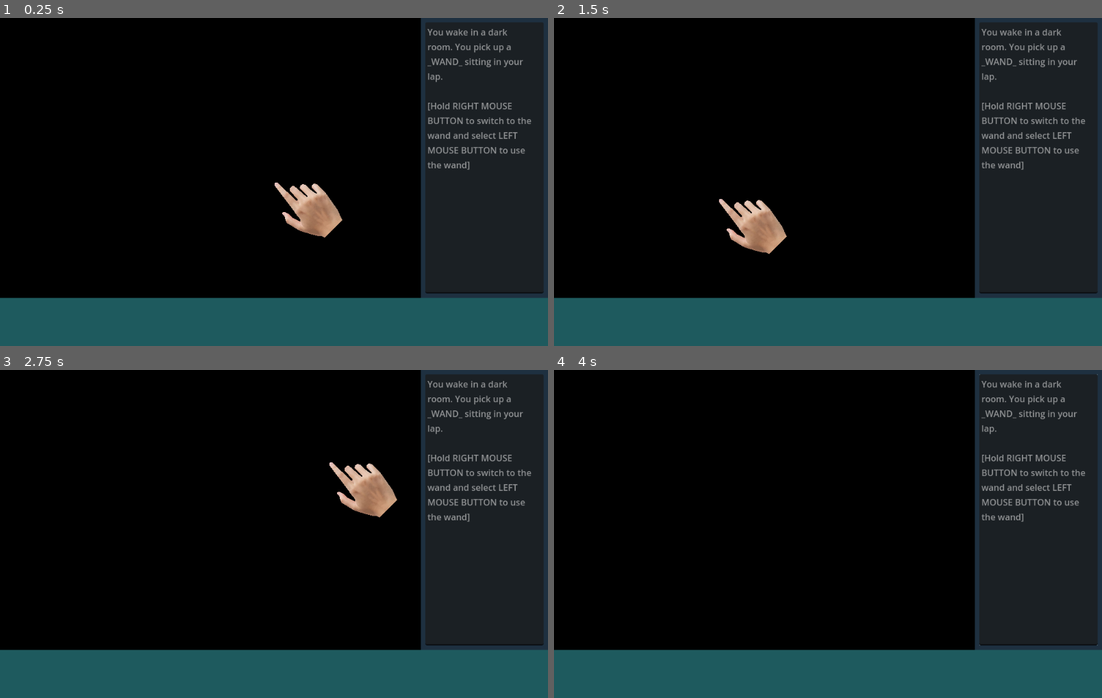
Above: before the commit, frames 1-4 (two rows, left to right).
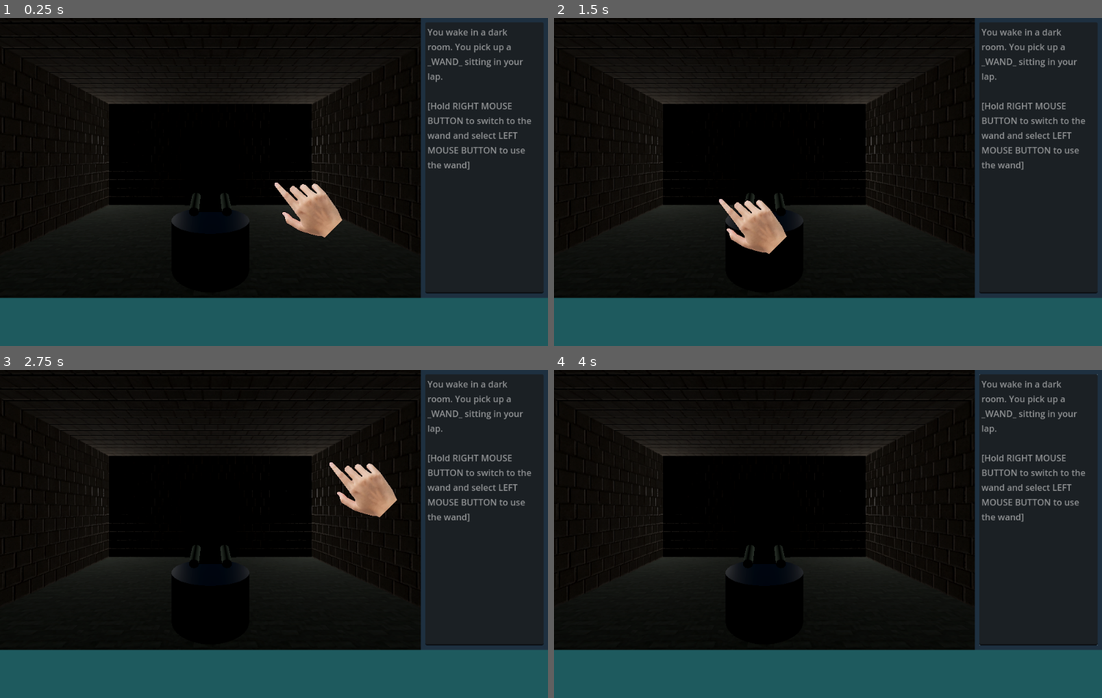
Above: after the commit, the same moments.

Repository: Wake1st/symbols-and-sorcery
Game: Godot game, scene res://game.tscn
Same seed, same stepped clock (60 frames per second), same inputs: the game is played once before the commit and once after it.
Inputs (mouse positions are in pixels of both pictures, inside the frame that each line leads up to):
- Up to frame 1 (0.25 s): no input
- Up to frame 2 (1.5 s): tap Enter at 0.5 s; move the mouse to (948, 165) at 0.52 s; click (948, 165) at 0.67 s; tap Space at 1.25 s; move the mouse to (718, 198) at 1.27 s; click (718, 198) at 1.42 s
- Up to frame 3 (2.75 s): tap Enter at 2 s; move the mouse to (328, 461) at 2.02 s; click (328, 461) at 2.17 s
- Up to frame 4 (4 s): tap Space at 2.75 s; move the mouse to (800, 599) at 2.77 s; click (800, 599) at 2.92 s; tap Enter at 3.5 s; move the mouse to (992, 583) at 3.52 s; click (992, 583) at 3.67 s

The runs differ from the first frame. In frame 1, 5.4% of the frame differs, in the area x 0-77%, y 5-70%; in frame 2, 5.8%; in frame 3, 5.9%; in frame 4, 6.0%.

Commit message:
fire... it's ok

Diff:
--- a/game.tscn
+++ b/game.tscn
@@ -83,6 +83,9 @@
 [node name="Cursor" parent="GameViewportContainer/GameViewport" instance=ExtResource("13_us8qn")]
 unique_name_in_owner = true
 
+[node name="TestCamera" type="Camera3D" parent="GameViewportContainer/GameViewport"]
+transform = Transform3D(1, 0, 0, 0, 1, 0, 0, 0, 1, -0.432946, 1.62158, -7.15125)
+
 [node name="TextViewportContainer" type="SubViewportContainer" parent="."]
 anchors_preset = 15
 anchor_right = 1.0
--- a/project.godot
+++ b/project.godot
@@ -33,6 +33,7 @@
 "res://rune_crafter/": "purple",
 "res://runes/": "yellow",
 "res://scroll/": "purple",
+"res://shaders/": "purple",
 "res://tilesets/": "teal",
 "res://ui/": "purple"
 }
--- a/rooms/thermic_room.tscn
+++ b/rooms/thermic_room.tscn
@@ -1,8 +1,9 @@
-[gd_scene load_steps=6 format=3 uid="uid://dhfax6f0r5sbf"]
+[gd_scene load_steps=7 format=3 uid="uid://dhfax6f0r5sbf"]
 
 [ext_resource type="PackedScene" uid="uid://b5wl1fbu8w4rm" path="res://common/pillar.tscn" id="1_75le4"]
 [ext_resource type="Script" path="res://rooms/thermic_room.gd" id="1_448yj"]
 [ext_resource type="MeshLibrary" uid="uid://bwbsu80ly13cd" path="res://tilesets/dungeon_tileset.tres" id="3_ekc2x"]
+[ext_resource type="PackedScene" uid="uid://boqvuwulwsx17" path="res://shaders/fire.tscn" id="4_cayik"]
 
 [sub_resource type="SphereShape3D" id="SphereShape3D_nt7oc"]
 radius = 0.2
@@ -63,10 +64,45 @@
 mesh = SubResource("SphereMesh_fskxf")
 
 [node name="GridMap" type="GridMap" parent="."]
-visible = false
 mesh_library = ExtResource("3_ekc2x")
 cell_size = Vector3(1, 1, 1)
 cell_center_y = false
 data = {
 "cells": PackedInt32Array(1, 0, 1, 1, 65535, 1, 0, 65535, 1, 65535, 65535, 1, 65535, 0, 1, 0, 0, 1, 65534, 0, 1, 65534, …(1689 unchanged characters)…
 }
+
+[node name="NWFire" parent="." instance=ExtResource("4_cayik")]
+transform = Transform3D(1, 0, 0, 0, 1, 0, 0, 0, 1, -3, 1.824, -3)
+
+[node name="NWFireLight" type="OmniLight3D" parent="NWFire"]
+transform = Transform3D(1, 0, 0, 0, 1, 0, 0, 0, 1, 0.145, 0, 0.3)
+light_energy = 0.4
+omni_range = 42.294
+omni_attenuation = 1.4048
+
+[node name="NEFire" parent="." instance=ExtResource("4_cayik")]
+transform = Transform3D(1, 0, 0, 0, 1, 0, 0, 0, 1, 3, 1.824, -3.00032)
+
+[node name="NEFireLight" type="OmniLight3D" parent="NEFire"]
+transform = Transform3D(1, 0, 0, 0, 1, 0, 0, 0, 1, 0.145, 0, 0.475)
+light_energy = 0.4
+omni_range = 42.294
+omni_attenuation = 1.4048
+
+[node name="SWFire" parent="." instance=ExtResource("4_cayik")]
+transform = Transform3D(1, 0, 0, 0, 1, 0, 0, 0, 1, -3, 1.824, 3)
+
+[node name="SWFireLight" type="OmniLight3D" parent="SWFire"]
+transform = Transform3D(1, 0, 0, 0, 1, 0, 0, 0, 1, -0.225, 0, 0.43)
+light_energy = 0.4
+omni_range = 42.294
+omni_attenuation = 1.4048
+
+[node name="SEFire" parent="." instance=ExtResource("4_cayik")]
+transform = Transform3D(1, 0, 0, 0, 1, 0, 0, 0, 1, 3, 1.824, 2.99968)
+
+[node name="SEFireLight" type="OmniLight3D" parent="SEFire"]
+transform = Transform3D(1, 0, 0, 0, 1, 0, 0, 0, 1, 0.09, 0, 0.44)
+light_energy = 0.4
+omni_range = 42.294
+omni_attenuation = 1.4048
--- /dev/null
+++ b/shaders/fire.tscn
@@ -0,0 +1,132 @@
+[gd_scene load_steps=23 format=3 uid="uid://boqvuwulwsx17"]
+
+[ext_resource type="Shader" uid="uid://cs1bvw45764vr" path="res://shaders/fire_shader.tres" id="1_1ssy1"]
+[ext_resource type="Texture2D" uid="uid://v1w6kje2any0" path="res://assets/Voronoi01.png" id="2_2lmke"]
+[ext_resource type="Texture2D" uid="uid://nfl2h0iu04ii" path="res://assets/Flame01.png" id="2_a0snu"]
+[ext_resource type="Texture2D" uid="uid://c1ytv7nw7x7r0" path="res://assets/Flame02.png" id="4_nkbgr"]
+[ext_resource type="Shader" uid="uid://bwqpxl8u8ymvm" path="res://shaders/fire_particles.tres" id="5_vrvht"]
+[ext_resource type="Texture2D" uid="uid://bhnfbfi2ltgw8" path="res://assets/Flare00.PNG" id="6_4ad85"]
+
+[sub_resource type="ShaderMaterial" id="ShaderMaterial_wf1rg"]
+render_priority = 0
+shader = ExtResource("1_1ssy1")
+shader_parameter/DissolveTiling = Vector2(0.345, 0.225)
+shader_parameter/DissolveSpeed = Vector2(0, 0.6)
+shader_parameter/DissolveAmount = 0.532
+shader_parameter/MainTexture = ExtResource("2_a0snu")
+shader_parameter/DissolveTexture = ExtResource("2_2lmke")
+
+[sub_resource type="Curve" id="Curve_ceoxl"]
+_data = [Vector2(0, 1), 0.0, 0.0, 0, 0, Vector2(1, 0.208791), 0.0, 0.0, 0, 0]
+point_count = 2
+
+[sub_resource type="CurveTexture" id="CurveTexture_46vav"]
+curve = SubResource("Curve_ceoxl")
+
+[sub_resource type="ParticleProcessMaterial" id="ParticleProcessMaterial_n4ovu"]
+gravity = Vector3(0, 0, 0)
+color = Color(1, 0.666667, 0, 0.858824)
+emission_curve = SubResource("CurveTexture_46vav")
+
+[sub_resource type="QuadMesh" id="QuadMesh_pi6n6"]
+
+[sub_resource type="ShaderMaterial" id="ShaderMaterial_r0spf"]
+render_priority = 0
+shader = ExtResource("1_1ssy1")
+shader_parameter/DissolveTiling = Vector2(1, 1)
+shader_parameter/DissolveSpeed = Vector2(0, 0)
+shader_parameter/DissolveAmount = 0.195
+shader_parameter/MainTexture = ExtResource("4_nkbgr")
+shader_parameter/DissolveTexture = ExtResource("2_2lmke")
+
+[sub_resource type="Curve" id="Curve_y774g"]
+_data = [Vector2(0, 0), 0.0, 0.0, 0, 0, Vector2(0.179612, 1), 0.0, 0.0, 0, 0, Vector2(1, 0), 0.0, 0.0, 0, 0]
+point_count = 3
+
+[sub_resource type="CurveTexture" id="CurveTexture_5erm8"]
+curve = SubResource("Curve_y774g")
+
+[sub_resource type="ParticleProcessMaterial" id="ParticleProcessMaterial_dt6qs"]
+emission_shape = 1
+emission_sphere_radius = 0.2
+angle_min = -360.0
+angle_max = 360.0
+gravity = Vector3(0, 5, 0)
+damping_min = 0.5
+damping_max = 1.0
+scale_min = 0.75
+scale_max = 1.5
+scale_curve = SubResource("CurveTexture_5erm8")
+color = Color(1, 0.666667, 0, 0.858824)
+
+[sub_resource type="QuadMesh" id="QuadMesh_wywr7"]
+
+[sub_resource type="Gradient" id="Gradient_jlest"]
+offsets = PackedFloat32Array(0, 0.230337, 0.601124, 1)
+colors = PackedColorArray(1, 1, 1, 0, 1, 1, 1, 1, 1, 1, 1, 1, 1, 1, 1, 0)
+
+[sub_resource type="GradientTexture1D" id="GradientTexture1D_qsfd8"]
+gradient = SubResource("Gradient_jlest")
+
+[sub_resource type="ParticleProcessMaterial" id="ParticleProcessMaterial_csq1i"]
+emission_shape = 1
+emission_sphere_radius = 0.3
+angle_min = -360.0
+angle_max = 360.0
+gravity = Vector3(0, 5, 0)
+damping_min = 0.5
+damping_max = 1.0
+scale_min = 1.5
+scale_max = 2.5
+scale_curve = SubResource("CurveTexture_5erm8")
+color = Color(0.0666667, 0, 0, 0.709804)
+color_ramp = SubResource("GradientTexture1D_qsfd8")
+
+[sub_resource type="ShaderMaterial" id="ShaderMaterial_oddqk"]
+render_priority = 0
+shader = ExtResource("5_vrvht")
+shader_parameter/MainTexture = ExtResource("6_4ad85")
+
+[sub_resource type="ParticleProcessMaterial" id="ParticleProcessMaterial_c4jn4"]
+emission_shape = 1
+emission_sphere_radius = 0.6
+gravity = Vector3(0, 4, 0)
+scale_min = 0.01
+scale_max = 0.12
+color = Color(1, 0.666667, 0, 0.784314)
+turbulence_enabled = true
+turbulence_noise_scale = 1.26
+
+[sub_resource type="QuadMesh" id="QuadMesh_qtlke"]
+
+[node name="Fire" type="Node3D"]
+
+[node name="StaticFlame" type="GPUParticles3D" parent="."]
+transform = Transform3D(1, 0, 0, 0, 1, 0, 0, 0, 1, 0, 0.113198, 0)
+material_override = SubResource("ShaderMaterial_wf1rg")
+amount = 1
+lifetime = 5.0
+process_material = SubResource("ParticleProcessMaterial_n4ovu")
+draw_pass_1 = SubResource("QuadMesh_pi6n6")
+
+[node name="DynamicFlame" type="GPUParticles3D" parent="."]
+material_override = SubResource("ShaderMaterial_r0spf")
+amount = 20
+lifetime = 1.2
+process_material = SubResource("ParticleProcessMaterial_dt6qs")
+draw_pass_1 = SubResource("QuadMesh_wywr7")
+
+[node name="Smoke" type="GPUParticles3D" parent="."]
+material_override = SubResource("ShaderMaterial_r0spf")
+amount = 20
+lifetime = 2.5
+process_material = SubResource("ParticleProcessMaterial_csq1i")
+draw_pass_1 = SubResource("QuadMesh_wywr7")
+
+[node name="Particles" type="GPUParticles3D" parent="."]
+sorting_offset = 1.0
+material_override = SubResource("ShaderMaterial_oddqk")
+amount = 50
+lifetime = 2.0
+process_material = SubResource("ParticleProcessMaterial_c4jn4")
+draw_pass_1 = SubResource("QuadMesh_qtlke")
--- /dev/null
+++ b/shaders/fire_particles.tres
@@ -0,0 +1,94 @@
+[gd_resource type="VisualShader" load_steps=7 format=3 uid="uid://bwqpxl8u8ymvm"]
+
+[sub_resource type="VisualShaderNodeTexture2DParameter" id="VisualShaderNodeTexture2DParameter_yohkb"]
+parameter_name = "MainTexture"
+
+[sub_resource type="VisualShaderNodeTexture" id="VisualShaderNodeTexture_gl0n3"]
+output_port_for_preview = 0
+source = 5
+
+[sub_resource type="VisualShaderNodeVectorDecompose" id="VisualShaderNodeVectorDecompose_uvi2j"]
+default_input_values = [0, Quaternion(0, 0, 0, 0)]
+op_type = 2
+
+[sub_resource type="VisualShaderNodeInput" id="VisualShaderNodeInput_xk74r"]
+input_name = "color"
+
+[sub_resource type="VisualShaderNodeVectorOp" id="VisualShaderNodeVectorOp_d0yf5"]
+default_input_values = [0, Quaternion(0, 0, 0, 0), 1, Quaternion(0, 0, 0, 0)]
+op_type = 2
+operator = 2
+
+[sub_resource type="VisualShaderNodeBillboard" id="VisualShaderNodeBillboard_3tbte"]
+billboard_type = 3
+keep_scale = true
+
+[resource]
+code = "shader_type spatial;
+render_mode blend_mix, depth_draw_opaque, cull_back, diffuse_lambert, specular_schlick_ggx;
+
+uniform sampler2D MainTexture;
+
+
+
+void vertex() {
+	mat4 n_out2p0;
+// GetBillboardMatrix:2
+	{
+		mat4 __wm = mat4(normalize(INV_VIEW_MATRIX[0]), normalize(INV_VIEW_MATRIX[1]), normalize(INV_VIEW_MATRIX[2]), MODEL_MATRIX[3]);
+		__wm = __wm * mat4(vec4(cos(INSTANCE_CUSTOM.x), -sin(INSTANCE_CUSTOM.x), 0.0, 0.0), vec4(sin(INSTANCE_CUSTOM.x), cos(INSTANCE_CUSTOM.x), 0.0, 0.0), vec4(0.0, 0.0, 1.0, 0.0), vec4(0.0, 0.0, 0.0, 1.0));
+		__wm = __wm * mat4(vec4(length(MODEL_MATRIX[0].xyz), 0.0, 0.0, 0.0), vec4(0.0, length(MODEL_MATRIX[1].xyz), 0.0, 0.0), vec4(0.0, 0.0, length(MODEL_MATRIX[2].xyz), 0.0), vec4(0.0, 0.0, 0.0, 1.0));
+		n_out2p0 = VIEW_MATRIX * __wm;
+	}
+
+
+// Output:0
+	MODELVIEW_MATRIX = n_out2p0;
+
+
+}
+
+void fragment() {
+// Input:5
+	vec4 n_out5p0 = COLOR;
+
+
+	vec4 n_out3p0;
+// Texture2D:3
+	n_out3p0 = texture(MainTexture, UV);
+
+
+// VectorOp:6
+	vec4 n_out6p0 = n_out5p0 * n_out3p0;
+
+
+// VectorDecompose:4
+	float n_out4p0 = n_out6p0.x;
+	float n_out4p1 = n_out6p0.y;
+	float n_out4p2 = n_out6p0.z;
+	float n_out4p3 = n_out6p0.w;
+
+
+// Output:0
+	ALBEDO = vec3(n_out6p0.xyz);
+	ALPHA = n_out4p3;
+
+
+}
+"
+graph_offset = Vector2(-164.055, -141.056)
+nodes/vertex/2/node = SubResource("VisualShaderNodeBillboard_3tbte")
+nodes/vertex/2/position = Vector2(-100, 300)
+nodes/vertex/connections = PackedInt32Array(2, 0, 0, 10)
+nodes/fragment/0/position = Vector2(780, -120)
+nodes/fragment/2/node = SubResource("VisualShaderNodeTexture2DParameter_yohkb")
+nodes/fragment/2/position = Vector2(-180, 0)
+nodes/fragment/3/node = SubResource("VisualShaderNodeTexture_gl0n3")
+nodes/fragment/3/position = Vector2(140, 0)
+nodes/fragment/4/node = SubResource("VisualShaderNodeVectorDecompose_uvi2j")
+nodes/fragment/4/position = Vector2(580, 0)
+nodes/fragment/5/node = SubResource("VisualShaderNodeInput_xk74r")
+nodes/fragment/5/position = Vector2(60, -120)
+nodes/fragment/6/node = SubResource("VisualShaderNodeVectorOp_d0yf5")
+nodes/fragment/6/position = Vector2(400, -120)
+nodes/fragment/connections = PackedInt32Array(2, 0, 3, 2, 4, 3, 0, 1, 5, 0, 6, 0, 6, 0, 0, 0, 6, 0, 4, 0, 3, 0, 6, 1)
--- /dev/null
+++ b/shaders/fire_shader.tres
@@ -0,0 +1,216 @@
+[gd_resource type="VisualShader" load_steps=19 format=3 uid="uid://cs1bvw45764vr"]
+
+[sub_resource type="VisualShaderNodeMix" id="VisualShaderNodeMix_jbn08"]
+default_input_values = [0, Quaternion(0, 0, 0, 0), 1, Quaternion(1, 1, 1, 1), 2, Quaternion(0.5, 0.5, 0.5, 0.5)]
+op_type = 5
+
+[sub_resource type="VisualShaderNodeFloatParameter" id="VisualShaderNodeFloatParameter_c84g5"]
+parameter_name = "DissolveAmount"
+hint = 1
+default_value_enabled = true
+
+[sub_resource type="VisualShaderNodeUVFunc" id="VisualShaderNodeUVFunc_nfkhu"]
+
+[sub_resource type="VisualShaderNodeVec2Parameter" id="VisualShaderNodeVec2Parameter_ugnqi"]
+parameter_name = "DissolveSpeed"
+default_value_enabled = true
+
+[sub_resource type="VisualShaderNodeInput" id="VisualShaderNodeInput_4h0j8"]
+input_name = "time"
+
+[sub_resource type="VisualShaderNodeVectorOp" id="VisualShaderNodeVectorOp_01428"]
+default_input_values = [0, Vector2(0, 0), 1, Vector2(0, 0)]
+op_type = 0
+operator = 2
+
+[sub_resource type="VisualShaderNodeVectorOp" id="VisualShaderNodeVectorOp_htye3"]
+default_input_values = [0, Vector2(0, 0), 1, Vector2(0, 0)]
+op_type = 0
+operator = 2
+
+[sub_resource type="VisualShaderNodeVec2Parameter" id="VisualShaderNodeVec2Parameter_m207n"]
+parameter_name = "DissolveTiling"
+default_value_enabled = true
+default_value = Vector2(1, 1)
+
+[sub_resource type="VisualShaderNodeInput" id="VisualShaderNodeInput_bcgh3"]
+input_name = "uv"
+
+[sub_resource type="VisualShaderNodeTexture2DParameter" id="VisualShaderNodeTexture2DParameter_yohkb"]
+parameter_name = "MainTexture"
+
+[sub_resource type="VisualShaderNodeTexture" id="VisualShaderNodeTexture_gl0n3"]
+output_port_for_preview = 0
+source = 5
+
+[sub_resource type="VisualShaderNodeVectorDecompose" id="VisualShaderNodeVectorDecompose_uvi2j"]
+default_input_values = [0, Quaternion(0, 0, 0, 0)]
+op_type = 2
+
+[sub_resource type="VisualShaderNodeInput" id="VisualShaderNodeInput_xk74r"]
+input_name = "color"
+
+[sub_resource type="VisualShaderNodeVectorOp" id="VisualShaderNodeVectorOp_d0yf5"]
+default_input_values = [0, Quaternion(0, 0, 0, 0), 1, Quaternion(0, 0, 0, 0)]
+op_type = 2
+operator = 2
+
+[sub_resource type="VisualShaderNodeTexture2DParameter" id="VisualShaderNodeTexture2DParameter_207ol"]
+parameter_name = "DissolveTexture"
+
+[sub_resource type="VisualShaderNodeTexture" id="VisualShaderNodeTexture_ma83x"]
+output_port_for_preview = 0
+source = 5
+
+[sub_resource type="VisualShaderNodeVectorOp" id="VisualShaderNodeVectorOp_s07qc"]
+default_input_values = [0, Quaternion(0, 0, 0, 0), 1, Quaternion(0, 0, 0, 0)]
+op_type = 2
+operator = 2
+
+[sub_resource type="VisualShaderNodeBillboard" id="VisualShaderNodeBillboard_3tbte"]
+billboard_type = 3
+keep_scale = true
+
+[resource]
+code = "shader_type spatial;
+render_mode blend_mix, depth_draw_opaque, cull_back, diffuse_lambert, specular_schlick_ggx;
+
+uniform sampler2D MainTexture;
+uniform vec2 DissolveTiling = vec2(1.000000, 1.000000);
+uniform vec2 DissolveSpeed = vec2(0.000000, 0.000000);
+uniform sampler2D DissolveTexture;
+uniform float DissolveAmount : hint_range(0, 1) = 0;
+
+
+
+void vertex() {
+	mat4 n_out2p0;
+// GetBillboardMatrix:2
+	{
+		mat4 __wm = mat4(normalize(INV_VIEW_MATRIX[0]), normalize(INV_VIEW_MATRIX[1]), normalize(INV_VIEW_MATRIX[2]), MODEL_MATRIX[3]);
+		__wm = __wm * mat4(vec4(cos(INSTANCE_CUSTOM.x), -sin(INSTANCE_CUSTOM.x), 0.0, 0.0), vec4(sin(INSTANCE_CUSTOM.x), cos(INSTANCE_CUSTOM.x), 0.0, 0.0), vec4(0.0, 0.0, 1.0, 0.0), vec4(0.0, 0.0, 0.0, 1.0));
+		__wm = __wm * mat4(vec4(length(MODEL_MATRIX[0].xyz), 0.0, 0.0, 0.0), vec4(0.0, length(MODEL_MATRIX[1].xyz), 0.0, 0.0), vec4(0.0, 0.0, length(MODEL_MATRIX[2].xyz), 0.0), vec4(0.0, 0.0, 0.0, 1.0));
+		n_out2p0 = VIEW_MATRIX * __wm;
+	}
+
+
+// Output:0
+	MODELVIEW_MATRIX = n_out2p0;
+
+
+}
+
+void fragment() {
+// Input:5
+	vec4 n_out5p0 = COLOR;
+
+
+	vec4 n_out3p0;
+// Texture2D:3
+	n_out3p0 = texture(MainTexture, UV);
+
+
+// Input:18
+	vec2 n_out18p0 = UV;
+
+
+// Vector2Parameter:17
+	vec2 n_out17p0 = DissolveTiling;
+
+
+// VectorOp:16
+	vec2 n_out16p0 = n_out18p0 * n_out17p0;
+
+
+// Input:14
+	float n_out14p0 = TIME;
+
+
+// Vector2Parameter:13
+	vec2 n_out13p0 = DissolveSpeed;
+
+
+// VectorOp:15
+	vec2 n_out15p0 = vec2(n_out14p0) * n_out13p0;
+
+
+// UVFunc:12
+	vec2 n_in12p1 = vec2(1.00000, 1.00000);
+	vec2 n_out12p0 = n_out15p0 * n_in12p1 + n_out16p0;
+
+
+	vec4 n_out8p0;
+// Texture2D:8
+	n_out8p0 = texture(DissolveTexture, n_out12p0);
+
+
+// VectorOp:9
+	vec4 n_out9p0 = n_out3p0 * n_out8p0;
+
+
+// FloatParameter:11
+	float n_out11p0 = DissolveAmount;
+
+
+// Mix:10
+	vec4 n_out10p0 = mix(n_out3p0, n_out9p0, vec4(n_out11p0));
+
+
+// VectorOp:6
+	vec4 n_out6p0 = n_out5p0 * n_out10p0;
+
+
+// VectorDecompose:4
+	float n_out4p0 = n_out6p0.x;
+	float n_out4p1 = n_out6p0.y;
+	float n_out4p2 = n_out6p0.z;
+	float n_out4p3 = n_out6p0.w;
+
+
+// Output:0
+	ALBEDO = vec3(n_out6p0.xyz);
+	ALPHA = n_out4p3;
+
+
+}
+"
+graph_offset = Vector2(-367.486, -17.6718)
+nodes/vertex/2/node = SubResource("VisualShaderNodeBillboard_3tbte")
+nodes/vertex/2/position = Vector2(-100, 300)
+nodes/vertex/connections = PackedInt32Array(2, 0, 0, 10)
+nodes/fragment/0/position = Vector2(780, -120)
+nodes/fragment/2/node = SubResource("VisualShaderNodeTexture2DParameter_yohkb")
+nodes/fragment/2/position = Vector2(-860, -120)
+nodes/fragment/3/node = SubResource("VisualShaderNodeTexture_gl0n3")
+nodes/fragment/3/position = Vector2(-540, -120)
+nodes/fragment/4/node = SubResource("VisualShaderNodeVectorDecompose_uvi2j")
+nodes/fragment/4/position = Vector2(520, 160)
+nodes/fragment/5/node = SubResource("VisualShaderNodeInput_xk74r")
+nodes/fragment/5/position = Vector2(0, 40)
+nodes/fragment/6/node = SubResource("VisualShaderNodeVectorOp_d0yf5")
+nodes/fragment/6/position = Vector2(320, 40)
+nodes/fragment/7/node = SubResource("VisualShaderNodeTexture2DParameter_207ol")
+nodes/fragment/7/position = Vector2(-820, 480)
+nodes/fragment/8/node = SubResource("VisualShaderNodeTexture_ma83x")
+nodes/fragment/8/position = Vector2(-500, 320)
+nodes/fragment/9/node = SubResource("VisualShaderNodeVectorOp_s07qc")
+nodes/fragment/9/position = Vector2(-280, 180)
+nodes/fragment/10/node = SubResource("VisualShaderNodeMix_jbn08")
+nodes/fragment/10/position = Vector2(0, 140)
+nodes/fragment/11/node = SubResource("VisualShaderNodeFloatParameter_c84g5")
+nodes/fragment/11/position = Vector2(-280, 340)
+nodes/fragment/12/node = SubResource("VisualShaderNodeUVFunc_nfkhu")
+nodes/fragment/12/position = Vector2(-740, 320)
+nodes/fragment/13/node = SubResource("VisualShaderNodeVec2Parameter_ugnqi")
+nodes/fragment/13/position = Vector2(-1380, 560)
+nodes/fragment/14/node = SubResource("VisualShaderNodeInput_4h0j8")
+nodes/fragment/14/position = Vector2(-1400, 480)
+nodes/fragment/15/node = SubResource("VisualShaderNodeVectorOp_01428")
+nodes/fragment/15/position = Vector2(-1100, 540)
+nodes/fragment/16/node = SubResource("VisualShaderNodeVectorOp_htye3")
+nodes/fragment/16/position = Vector2(-1100, 200)
+nodes/fragment/17/node = SubResource("VisualShaderNodeVec2Parameter_m207n")
+nodes/fragment/17/position = Vector2(-1380, 220)
+nodes/fragment/18/node = SubResource("VisualShaderNodeInput_bcgh3")
+nodes/fragment/18/position = Vector2(-1420, 140)
+nodes/fragment/connections = PackedInt32Array(2, 0, 3, 2, 4, 3, 0, 1, 5, 0, 6, 0, 6, 0, 0, 0, 6, 0, 4, 0, 7, 0, 8, 2, 3, 0, 9, 0, 8, 0, 9, 1, 10, 0, 6, 1, 9, 0, 10, 1, 3, 0, 10, 0, 11, 0, 10, 2, 12, 0, 8, 0, 15, 0, 12, 2, 13, 0, 15, 1, 14, 0, 15, 0, 17, 0, 16, 1, 18, 0, 16, 0, 16, 0, 12, 0)
Binary file added: assets/Flame01.png
Not shown, added: assets/Flame01.png.import
Binary file added: assets/Flame02.png
Not shown, added: assets/Flame02.png.import
Binary file added: assets/Flare00.PNG
Not shown, added: assets/Flare00.PNG.import
Binary file added: assets/Voronoi01.png
Not shown, added: assets/Voronoi01.png.import
